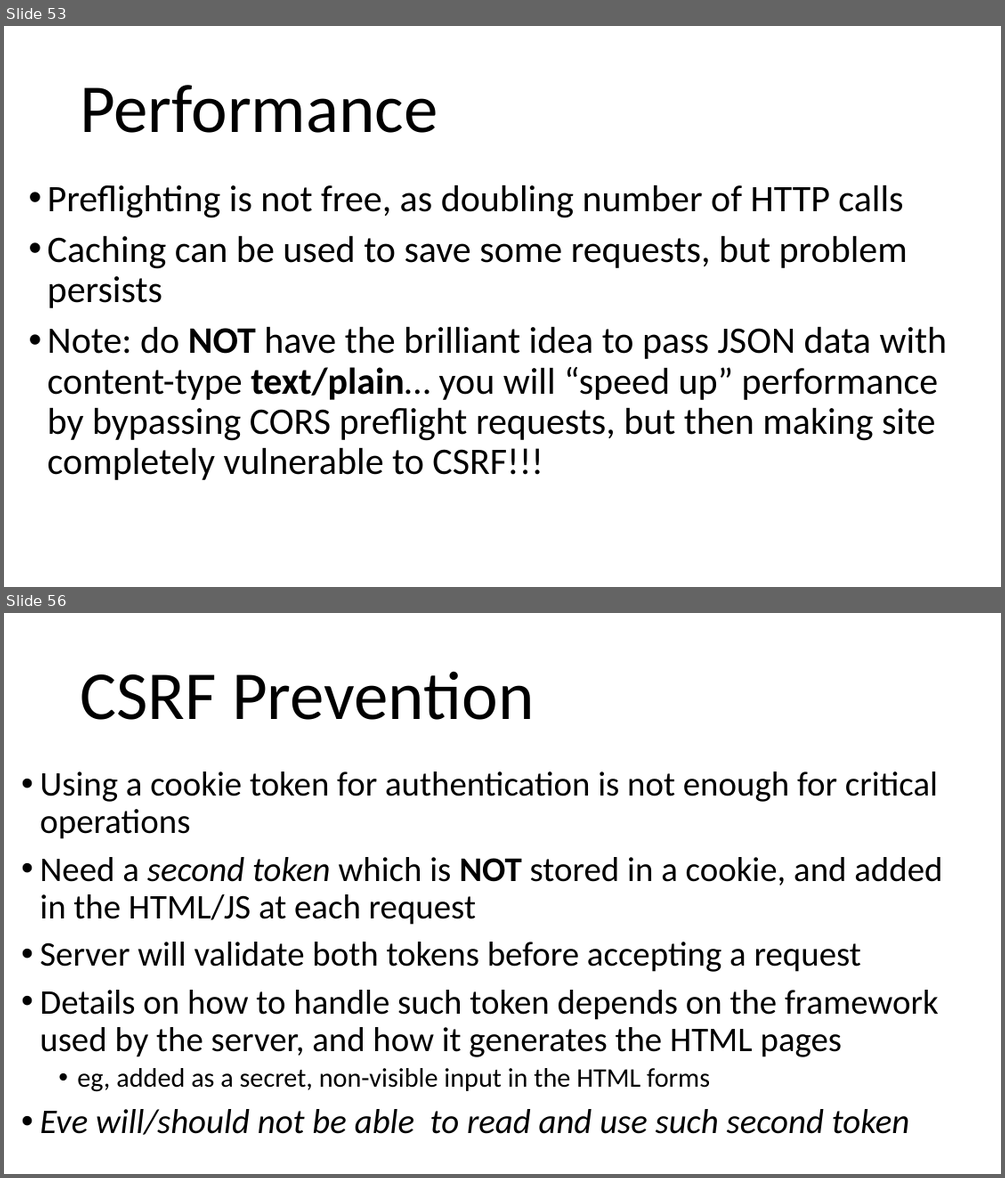
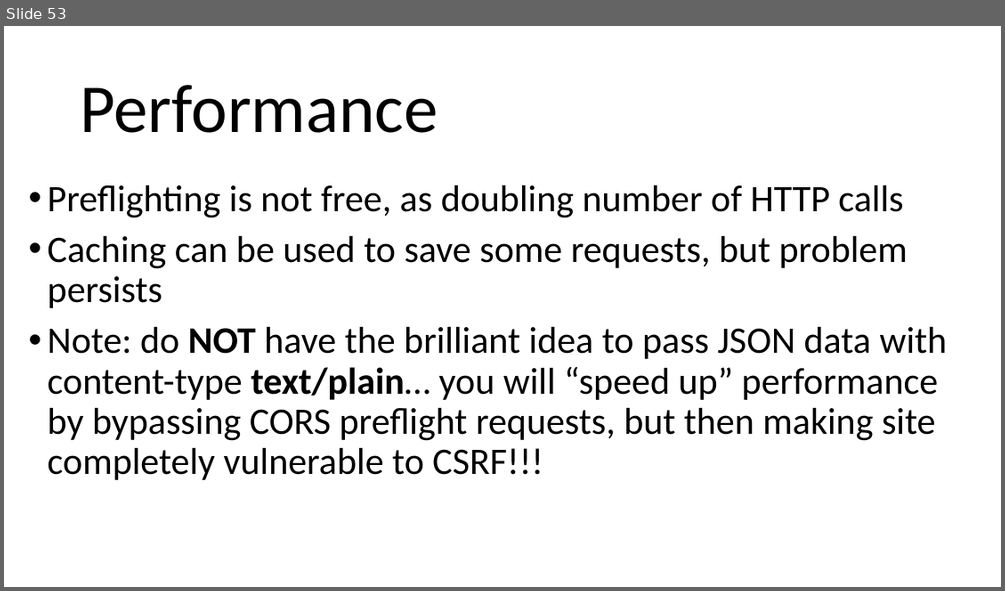
Before and after one commit to arcuri82/web_development_and_api_design, a slide deck: docs/slides/lesson_08.pptx. Shown one above the other, each under a label of ours: slides 53 and 56 before the commit, slide 53 after it; the slides between them are not shown. The pictures are 1005x1178 and 1005x591 pixels, drawn with LibreOffice and Linux fonts; fonts in the diff are those of the drawing. Boxes give left, top, right and bottom in pixels: in the first picture for what was removed or moved away, otherwise in the second. Text is boxed around its words. In the diff, an @@ line names an element or a change of style, - is before the commit and + after.

```diff
--- a/docs/slides/lesson_08.pptx
+++ b/docs/slides/lesson_08.pptx
@@ slide 56 removed at <box>4,613,1001,1174</box>, background #FFFFFF @@
@@ title removed at <box>80,671,534,720</box> @@
-CSRF Prevention
@@ text removed at <box>40,771,942,1135</box> @@
-• Using a cookie token for authentication is not enough for critical operations
-• Need a second token which is NOT stored in a cookie, and added in the HTML/JS at each request
-• Server will validate both tokens before accepting a request
-• Details on how to handle such token depends on the framework used by the server, and how it generates the HTML pages
-  • eg, added as a secret, non-visible input in the HTML forms
-• Eve will/should not be able to read and use such second token
```
Also in this commit, not shown: 3 slides changed, 11 slides added, 3 other slides removed, 1 other file.
